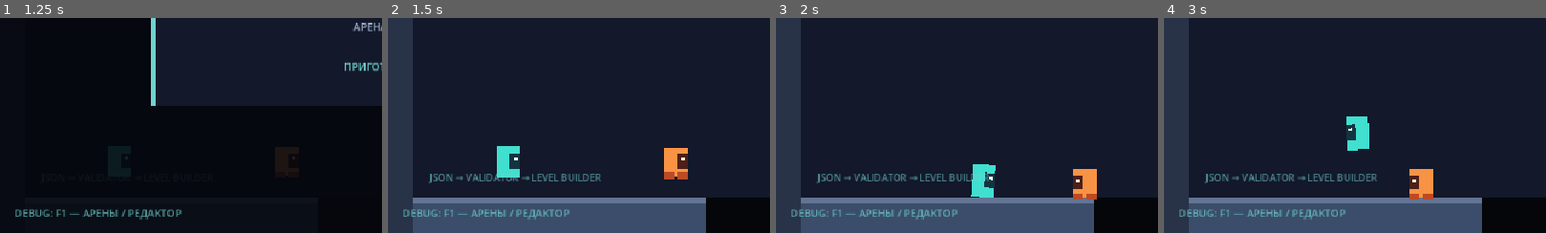
Above: before the commit, frames 1-4 (left to right).
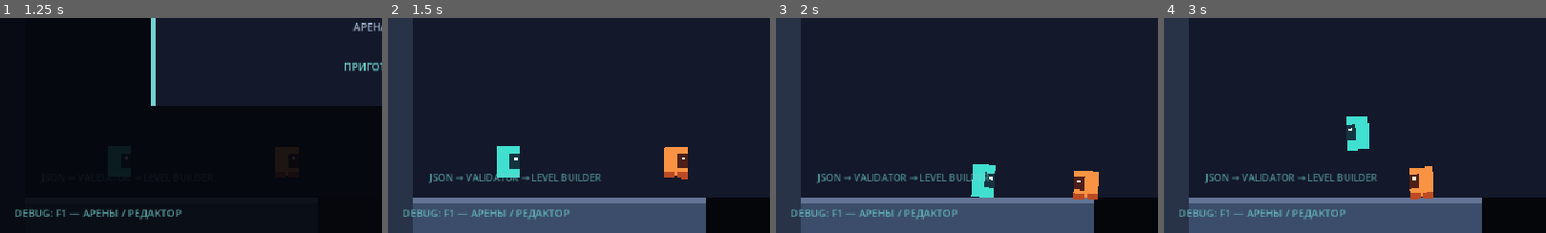
Above: after the commit, the same moments.

Repository: Vinatorul/pivotfall
Game: Godot game, scene res://scenes/main_menu.tscn
Same seed, same stepped clock (60 frames per second), same inputs: the game is played once before the commit and once after it.
Inputs (mouse positions are % of the whole screen's width and height, from its top left):
- Up to frame 1 (1.25 s): click "НОВАЯ ИГРА" at 0.5 s
- Up to frame 2 (1.5 s): tap Enter (ui_accept) at 1.25 s; move the mouse to (72, 45) at 1.27 s; hold Right (ui_right) from 1.28 s (still down); tap R at 1.35 s; click (72, 45) at 1.42 s
- Up to frame 3 (2 s): keep holding Right (ui_right); tap Enter (ui_accept) at 1.52 s
- Up to frame 4 (3 s): release Right (ui_right) at 2 s; drag from (30, 55) to (31, 88) at 2.02 s; move the mouse to (60, 28) at 2.77 s; hold Left (ui_left) from 2.78 s (still down); tap Keypad Enter at 2.85 s
The pictures show only the part of the screen within x 0-50%, y 50-100%; the shares and areas given below are measured in that part.

Frame 1 is identical in both runs. In frame 2, less than 0.1% of the frame differs, in the area x 72-79%, y 60-76%; in frame 3, 0.2%, in the area x 77-85%, y 70-85%; in frame 4, 0.2%.

Commit message:
feat: animate patrol enemy

Diff:
--- a/scripts/patrol_enemy.gd
+++ b/scripts/patrol_enemy.gd
@@ -1,5 +1,8 @@
 class_name PatrolEnemy
 extends CharacterBody2D
+
+const PATROL_VISUAL_HALF_HEIGHT := 21.0
+const PATROL_VISUAL_HALF_WIDTH := 15.0
 
 @export var patrol_speed := 85.0
 @export var knockback_lock_time := 0.28
@@ -9,6 +12,18 @@
 @export_category("Impact feedback")
 @export_range(0.01, 0.5, 0.01) var hit_flash_duration := 0.12
 @export_range(0.0, 0.4, 0.01) var hit_squash_y := 0.14
+
+@export_category("Patrol animation")
+@export_range(0.0, 2.0, 0.1) var patrol_walk_bob_height := 1.0
+@export_range(0.5, 6.0, 0.1) var patrol_walk_cycle_frequency := 2.4
+@export_range(0.0, 0.1, 0.005) var patrol_walk_stretch := 0.025
+@export_range(0.0, 0.2, 0.01) var patrol_walk_lean := 0.045
+@export_range(0.01, 0.4, 0.01) var patrol_turn_visual_time := 0.14
+@export_range(0.0, 0.3, 0.01) var patrol_turn_squash := 0.12
+@export_range(0.0, 6.0, 0.5) var patrol_turn_back_offset := 2.0
+@export_range(0.0, 8.0, 0.5) var patrol_knockback_recoil_offset := 2.5
+@export_range(0.0, 0.2, 0.01) var patrol_knockback_stretch := 0.07
+@export_range(0.0, 0.2, 0.01) var patrol_knockback_lean := 0.075
 
 @onready var visual: Node2D = $Visual
 @onready var edge_probe: RayCast2D = $EdgeProbe
@@ -22,12 +37,22 @@
 var impact_freeze_frames_remaining := 0
 var base_visual_modulate := Color.WHITE
 var base_visual_scale_y := 1.0
+var patrol_animation_cycle := 0.0
+var patrol_turn_visual_time_remaining := 0.0
+var patrol_knockback_visual_direction := -1.0
+var patrol_base_visual_position := Vector2.ZERO
+var patrol_base_visual_rotation := 0.0
+var patrol_base_visual_scale_x := 1.0
 
 
 func _ready() -> void:
 	base_visual_modulate = visual.modulate
 	base_visual_scale_y = visual.scale.y
+	patrol_base_visual_position = visual.position
+	patrol_base_visual_rotation = visual.rotation
+	patrol_base_visual_scale_x = absf(visual.scale.x)
 	_sync_direction()
+	_apply_patrol_visual()
 
 
 func _physics_process(delta: float) -> void:
@@ -39,21 +64,34 @@
 	if not is_on_floor():
 		velocity.y = minf(velocity.y + gravity * delta, maximum_fall_speed)
 
-	if knockback_time_remaining > 0.0:
+	var was_processing_knockback := knockback_time_remaining > 0.0
+	if was_processing_knockback:
 		knockback_time_remaining = maxf(knockback_time_remaining - delta, 0.0)
 		velocity.x = move_toward(velocity.x, 0.0, knockback_drag * delta)
 	else:
 		if is_on_floor() and not edge_probe.is_colliding():
 			_turn_around()
+			_start_patrol_turn_visual()
 		velocity.x = patrol_direction * patrol_speed
 
 	move_and_slide()
 
 	if is_on_wall():
 		_turn_around()
+		if not was_processing_knockback:
+			_start_patrol_turn_visual()
+
+	_update_patrol_animation(delta, was_processing_knockback)
 
 
 func receive_impulse(impulse: Vector2) -> void:
+	patrol_knockback_visual_direction = (
+		signf(impulse.x)
+		if not is_zero_approx(impulse.x)
+		else patrol_direction
+	)
+	patrol_animation_cycle = 0.0
+	patrol_turn_visual_time_remaining = 0.0
 	velocity = impulse
 	knockback_time_remaining = knockback_lock_time
 	hit_flash_time_remaining = hit_flash_duration
@@ -63,6 +101,8 @@
 		patrol_direction = signf(impulse.x)
 		_sync_direction()
 
+	_apply_patrol_visual()
+
 
 func begin_impact_freeze(frames: int = 3) -> void:
 	impact_freeze_frames_remaining = maxi(
@@ -73,6 +113,10 @@
 
 func is_impact_frozen() -> bool:
 	return impact_freeze_frames_remaining > 0
+
+
+func _uses_base_patrol_animation() -> bool:
+	return true
 
 
 func _turn_around() -> void:
@@ -110,3 +154,145 @@
 		return false
 	impact_freeze_frames_remaining -= 1
 	return true
+
+
+func _start_patrol_turn_visual() -> void:
+	patrol_animation_cycle = 0.0
+	patrol_turn_visual_time_remaining = patrol_turn_visual_time
+	_apply_patrol_visual()
+
+
+func _update_patrol_animation(
+	delta: float,
+	hold_knockback_exit: bool = false
+) -> void:
+	patrol_turn_visual_time_remaining = maxf(
+		patrol_turn_visual_time_remaining - delta,
+		0.0
+	)
+
+	if (
+		knockback_time_remaining <= 0.0
+		and patrol_turn_visual_time_remaining <= 0.0
+		and not hold_knockback_exit
+	):
+		var speed_ratio := clampf(
+			absf(velocity.x) / maxf(absf(patrol_speed), 1.0),
+			0.0,
+			1.0
+		)
+		patrol_animation_cycle = fmod(
+			patrol_animation_cycle
+			+ delta
+			* patrol_walk_cycle_frequency
+			* TAU
+			* speed_ratio,
+			TAU
+		)
+
+	_apply_patrol_visual()
+
+
+func _apply_patrol_visual() -> void:
+	if not _uses_base_patrol_animation():
+		return
+
+	var offset := Vector2.ZERO
+	var rotation_offset := 0.0
+	var body_scale_x := 1.0
+	var body_scale_y := 1.0
+	var lift := 0.0
+
+	if knockback_time_remaining > 0.0:
+		var recoil := _patrol_smoothstep01(
+			clampf(
+				knockback_time_remaining
+				/ maxf(knockback_lock_time, 0.001),
+				0.0,
+				1.0
+			)
+		)
+		offset.x = (
+			-patrol_knockback_visual_direction
+			* patrol_knockback_recoil_offset
+			* recoil
+		)
+		body_scale_x = 1.0 + patrol_knockback_stretch * recoil
+		rotation_offset = (
+			-patrol_knockback_visual_direction
+			* patrol_knockback_lean
+			* recoil
+		)
+	elif patrol_turn_visual_time_remaining > 0.0:
+		var turn_weight := _patrol_smoothstep01(
+			clampf(
+				patrol_turn_visual_time_remaining
+				/ maxf(patrol_turn_visual_time, 0.001),
+				0.0,
+				1.0
+			)
+		)
+		offset.x = (
+			-patrol_direction
+			* patrol_turn_back_offset
+			* turn_weight
+		)
+		body_scale_x = 1.0 + patrol_turn_squash * 0.5 * turn_weight
+		body_scale_y = 1.0 - patrol_turn_squash * turn_weight
+		rotation_offset = (
+			-patrol_direction
+			* patrol_walk_lean
+			* 1.4
+			* turn_weight
+		)
+	else:
+		var step := sin(patrol_animation_cycle)
+		var step_lift := absf(step)
+		lift = -patrol_walk_bob_height * step_lift
+		body_scale_x = 1.0 - patrol_walk_stretch * 0.35 * step_lift
+		body_scale_y = 1.0 + patrol_walk_stretch * step_lift
+		rotation_offset = patrol_direction * patrol_walk_lean * step
+
+	var hit_intensity := clampf(
+		hit_flash_time_remaining / maxf(hit_flash_duration, 0.001),
+		0.0,
+		1.0
+	)
+	var hit_scale_y := 1.0 - hit_squash_y * hit_intensity
+	var final_rotation := patrol_base_visual_rotation + rotation_offset
+	var final_scale := Vector2(
+		patrol_direction * patrol_base_visual_scale_x * body_scale_x,
+		base_visual_scale_y * body_scale_y * hit_scale_y
+	)
+	offset.y = (
+		lift
+		+ _patrol_visual_bottom_extent(
+			patrol_base_visual_rotation,
+			Vector2(patrol_base_visual_scale_x, base_visual_scale_y)
+		)
+		- _patrol_visual_bottom_extent(final_rotation, final_scale)
+	)
+
+	visual.position = patrol_base_visual_position + offset
+	visual.rotation = final_rotation
+	visual.scale = final_scale
+
+
+func _patrol_visual_bottom_extent(
+	rotation: float,
+	scale: Vector2
+) -> float:
+	var left_foot := Vector2(
+		-PATROL_VISUAL_HALF_WIDTH * scale.x,
+		PATROL_VISUAL_HALF_HEIGHT * scale.y
+	).rotated(rotation)
+	var right_foot := Vector2(
+		PATROL_VISUAL_HALF_WIDTH * scale.x,
+		PATROL_VISUAL_HALF_HEIGHT * scale.y
+	).rotated(rotation)
+	return maxf(left_foot.y, right_foot.y)
+
+
+func _patrol_smoothstep01(value: float) -> float:
+	var clamped := clampf(value, 0.0, 1.0)
+	return clamped * clamped * (3.0 - 2.0 * clamped)
--- a/scripts/shooter_enemy.gd
+++ b/scripts/shooter_enemy.gd
@@ -73,6 +73,10 @@
 	player = _find_player_sibling()
 	_track_player()
 	_enter_ready()
+
+
+func _uses_base_patrol_animation() -> bool:
+	return false
 
 
 func _physics_process(delta: float) -> void:
--- a/scripts/shove_enemy.gd
+++ b/scripts/shove_enemy.gd
@@ -61,6 +61,10 @@
 	_enter_patrol()
 
 
+func _uses_base_patrol_animation() -> bool:
+	return false
+
+
 func _physics_process(delta: float) -> void:
 	if _consume_impact_freeze_frame():
 		return
--- /dev/null
+++ b/tests/patrol_enemy_animation_smoke.gd
@@ -0,0 +1,533 @@
+extends SceneTree
+
+const PATROL_ENEMY_SCENE := preload("res://scenes/patrol_enemy.tscn")
+const SHOVE_ENEMY_SCENE := preload("res://scenes/shove_enemy.tscn")
+const SHOOTER_ENEMY_SCENE := preload("res://scenes/shooter_enemy.tscn")
+
+var failures: Array[String] = []
+
+
+func _initialize() -> void:
+	call_deferred("_run")
+
+
+func _run() -> void:
+	await _test_patrol_pose_lifecycle()
+	await _test_natural_wall_turn()
+	await _test_child_compositor_guards()
+
+	if failures.is_empty():
+		print("PATROL_ENEMY_ANIMATION_SMOKE_OK")
+		quit(0)
+		return
+
+	for failure: String in failures:
+		push_error(failure)
+	quit(1)
+
+
+func _test_patrol_pose_lifecycle() -> void:
+	var actors := Node2D.new()
+	actors.name = "Actors"
+	root.add_child(actors)
+
+	var enemy := PATROL_ENEMY_SCENE.instantiate() as PatrolEnemy
+	enemy.position = Vector2(120.0, 180.0)
+	enemy.set_physics_process(false)
+	actors.add_child(enemy)
+	await process_frame
+	enemy.set_physics_process(false)
+
+	enemy.patrol_direction = 1.0
+	enemy.velocity = Vector2.ZERO
+	enemy.patrol_animation_cycle = 0.0
+	enemy.patrol_turn_visual_time_remaining = 0.0
+	enemy.knockback_time_remaining = 0.0
+	enemy.hit_flash_time_remaining = 0.0
+	enemy.call("_sync_direction")
+	enemy.call("_apply_hit_visual")
+	enemy.call("_apply_patrol_visual")
+
+	var body_shape := (
+		enemy.get_node("CollisionShape2D")
+		as CollisionShape2D
+	)
+	var body_rectangle := body_shape.shape as RectangleShape2D
+	var body_transform_before := enemy.transform
+	var collision_layer_before := enemy.collision_layer
+	var collision_mask_before := enemy.collision_mask
+	var body_shape_transform_before := body_shape.transform
+	var body_shape_size_before := body_rectangle.size
+	var edge_transform_before := enemy.edge_probe.transform
+	var edge_target_before := enemy.edge_probe.target_position
+	var edge_enabled_before := enemy.edge_probe.enabled
+	var edge_collision_mask_before := enemy.edge_probe.collision_mask
+	var visual_position_before := enemy.patrol_base_visual_position
+	var visual_rotation_before := enemy.patrol_base_visual_rotation
+	var visual_scale_x_before := enemy.patrol_base_visual_scale_x
+	var visual_scale_y_before := enemy.base_visual_scale_y
+	var visual_modulate_before := enemy.base_visual_modulate
+	var visual_foot_y_before := _visual_foot_y(enemy)
+	var patrol_speed_before := enemy.patrol_speed
+	var knockback_lock_time_before := enemy.knockback_lock_time
+	var knockback_drag_before := enemy.knockback_drag
+	var maximum_fall_speed_before := enemy.maximum_fall_speed
+	var gravity_before := enemy.gravity
+	var hit_flash_duration_before := enemy.hit_flash_duration
+	var hit_squash_y_before := enemy.hit_squash_y
+
+	enemy.velocity = Vector2(enemy.patrol_speed, 0.0)
+	enemy.patrol_animation_cycle = 0.0
+	enemy.call(
+		"_update_patrol_animation",
+		1.0 / (4.0 * enemy.patrol_walk_cycle_frequency)
+	)
+	var walk_position := enemy.visual.position
+	var walk_rotation := enemy.visual.rotation
+	var walk_scale := enemy.visual.scale
+	_expect(
+		enemy.velocity.is_equal_approx(
+			Vector2(enemy.patrol_speed, 0.0)
+		)
+		and enemy.patrol_animation_cycle > 0.0
+		and enemy.visual.position.y < visual_position_before.y
+		and enemy.visual.rotation > visual_rotation_before
+		and absf(enemy.visual.scale.x) < visual_scale_x_before
+		and enemy.visual.scale.y > visual_scale_y_before
+		and is_equal_approx(
+			_visual_foot_y(enemy),
+			visual_foot_y_before - enemy.patrol_walk_bob_height
+		),
+		"Patrol walk did not bob, stretch, and lean without changing velocity."
+	)
+
+	enemy.patrol_direction = -1.0
+	enemy.call("_sync_direction")
+	enemy.call("_apply_patrol_visual")
+	_expect(
+		enemy.visual.position.is_equal_approx(walk_position)
+		and is_equal_approx(
+			enemy.visual.rotation - visual_rotation_before,
+			-(walk_rotation - visual_rotation_before)
+		)
+		and enemy.visual.scale.x < 0.0
+		and is_equal_approx(
+			absf(enemy.visual.scale.x),
+			absf(walk_scale.x)
+		)
+		and is_equal_approx(enemy.visual.scale.y, walk_scale.y)
+		and enemy.edge_probe.target_position.x < 0.0,
+		"Patrol walk did not mirror with movement direction."
+	)
+
+	enemy.patrol_direction = 1.0
+	enemy.call("_sync_direction")
+	enemy.patrol_animation_cycle = 0.0
+	var turn_velocity := Vector2(enemy.patrol_speed, -6.0)
+	enemy.velocity = turn_velocity
+	enemy.call("_turn_around")
+	enemy.call("_start_patrol_turn_visual")
+	var turn_position := enemy.visual.position
+	var turn_rotation := enemy.visual.rotation
+	var turn_scale := enemy.visual.scale
+	_expect(
+		enemy.patrol_direction < 0.0
+		and enemy.velocity.is_equal_approx(turn_velocity)
+		and is_equal_approx(
+			enemy.patrol_turn_visual_time_remaining,
+			enemy.patrol_turn_visual_time
+		)
+		and is_zero_approx(enemy.patrol_animation_cycle)
+		and enemy.visual.position.x > visual_position_before.x
+		and enemy.visual.position.y > visual_position_before.y
+		and enemy.visual.rotation > visual_rotation_before
+		and enemy.visual.scale.x < -visual_scale_x_before
+		and enemy.visual.scale.y < visual_scale_y_before
+		and is_equal_approx(_visual_foot_y(enemy), visual_foot_y_before),
+		"Patrol turn did not compress behind its new direction."
+	)
+
+	enemy.patrol_direction = 1.0
+	enemy.call("_sync_direction")
+	enemy.call("_apply_patrol_visual")
+	_expect(
+		is_equal_approx(
+			enemy.visual.position.x - visual_position_before.x,
+			-(turn_position.x - visual_position_before.x)
+		)
+		and is_equal_approx(
+			enemy.visual.rotation - visual_rotation_before,
+			-(turn_rotation - visual_rotation_before)
+		)
+		and enemy.visual.scale.x > visual_scale_x_before
+		and is_equal_approx(
+			absf(enemy.visual.scale.x),
+			absf(turn_scale.x)
+		)
+		and is_equal_approx(enemy.visual.scale.y, turn_scale.y),
+		"Patrol turn pose did not mirror around its base transform."
+	)
+
+	enemy.call(
+		"_update_patrol_animation",
+		enemy.patrol_turn_visual_time * 0.5
+	)
+	_expect(
+		is_equal_approx(
+			enemy.patrol_turn_visual_time_remaining,
+			enemy.patrol_turn_visual_time * 0.5
+		)
+		and absf(enemy.visual.position.x - visual_position_before.x)
+		< absf(turn_position.x - visual_position_before.x)
+		and absf(enemy.visual.rotation - visual_rotation_before)
+		< absf(turn_rotation - visual_rotation_before)
+		and enemy.visual.scale.y > turn_scale.y
+		and enemy.velocity.is_equal_approx(turn_velocity),
+		"Patrol turn pose did not recover without delaying movement."
+	)
+
+	enemy.patrol_turn_visual_time_remaining = 0.0
+	enemy.patrol_animation_cycle = 0.0
+	enemy.velocity = Vector2.ZERO
+	enemy.call("_apply_patrol_visual")
+	_expect(
+		enemy.visual.position.is_equal_approx(visual_position_before)
+		and is_equal_approx(
+			enemy.visual.rotation,
+			visual_rotation_before
+		)
+		and is_equal_approx(enemy.visual.scale.x, visual_scale_x_before)
+		and is_equal_approx(enemy.visual.scale.y, visual_scale_y_before),
+		"Patrol turn recovery did not restore the neutral pose."
+	)
+
+	enemy.patrol_animation_cycle = PI * 0.5
+	var received_impulse := Vector2(390.0, -170.0)
+	enemy.receive_impulse(received_impulse)
+	_expect(
+		enemy.velocity.is_equal_approx(received_impulse)
+		and is_equal_approx(
+			enemy.knockback_time_remaining,
+			enemy.knockback_lock_time
+		)
+		and enemy.patrol_knockback_visual_direction > 0.0
+		and enemy.patrol_direction > 0.0
+		and is_zero_approx(enemy.patrol_animation_cycle)
+		and is_zero_approx(enemy.patrol_turn_visual_time_remaining)
+		and enemy.visual.position.x < visual_position_before.x
+		and enemy.visual.rotation < visual_rotation_before
+		and enemy.visual.scale.x > visual_scale_x_before
+		and is_equal_approx(
+			enemy.visual.scale.y,
+			visual_scale_y_before * (1.0 - enemy.hit_squash_y)
+		)
+		and is_equal_approx(_visual_foot_y(enemy), visual_foot_y_before)
+		and not enemy.visual.modulate.is_equal_approx(
+			visual_modulate_before
+		),
+		"Patrol knockback did not compose recoil with immediate hit feedback."
+	)
+
+	var frozen_knockback_timer := enemy.knockback_time_remaining
+	var frozen_hit_timer := enemy.hit_flash_time_remaining
+	var frozen_turn_timer := enemy.patrol_turn_visual_time_remaining
+	var frozen_cycle := enemy.patrol_animation_cycle
+	var frozen_position := enemy.position
+	var frozen_velocity := enemy.velocity
+	var frozen_visual_transform := enemy.visual.transform
+	var frozen_modulate := enemy.visual.modulate
+	enemy.begin_impact_freeze(3)
+	for _frame in 3:
+		enemy._physics_process(1.0 / 60.0)
+	_expect(
+		is_zero_approx(enemy.impact_freeze_frames_remaining)
+		and is_equal_approx(
+			enemy.knockback_time_remaining,
+			frozen_knockback_timer
+		)
+		and is_equal_approx(enemy.hit_flash_time_remaining, frozen_hit_timer)
+		and is_equal_approx(
+			enemy.patrol_turn_visual_time_remaining,
+			frozen_turn_timer
+		)
+		and is_equal_approx(enemy.patrol_animation_cycle, frozen_cycle)
+		and enemy.position.is_equal_approx(frozen_position)
+		and enemy.velocity.is_equal_approx(frozen_velocity)
+		and enemy.visual.transform.is_equal_approx(
+			frozen_visual_transform
+		)
+		and enemy.visual.modulate.is_equal_approx(frozen_modulate),
+		"Hit-stop did not hold patrol timers, physics, and composed pose."
+	)
+
+	enemy.call("_update_hit_flash", enemy.hit_flash_duration)
+	enemy.call("_apply_patrol_visual")
+	_expect(
+		is_zero_approx(enemy.hit_flash_time_remaining)
+		and enemy.visual.modulate.is_equal_approx(visual_modulate_before)
+		and enemy.visual.position.x < visual_position_before.x
+		and enemy.visual.rotation < visual_rotation_before
+		and enemy.visual.scale.x > visual_scale_x_before
+		and is_equal_approx(enemy.visual.scale.y, visual_scale_y_before)
+		and is_equal_approx(_visual_foot_y(enemy), visual_foot_y_before),
+		"Hit feedback did not preserve the patrol knockback pose."
+	)
+
+	enemy.knockback_time_remaining = 1.0 / 120.0
+	enemy.velocity = Vector2(200.0, 0.0)
+	enemy._physics_process(1.0 / 60.0)
+	_expect(
+		is_zero_approx(enemy.knockback_time_remaining)
+		and is_zero_approx(enemy.patrol_animation_cycle)
+		and is_zero_approx(enemy.patrol_turn_visual_time_remaining)
+		and enemy.visual.position.is_equal_approx(visual_position_before)
+		and is_equal_approx(
+			enemy.visual.rotation,
+			visual_rotation_before
+		)
+		and is_equal_approx(enemy.visual.scale.x, visual_scale_x_before)
+		and is_equal_approx(enemy.visual.scale.y, visual_scale_y_before)
+		and not enemy.transform.is_equal_approx(body_transform_before),
+		"Natural knockback end reused an old walk or delayed turn pose."
+	)
+
+	enemy.transform = body_transform_before
+	enemy.velocity = Vector2.ZERO
+	enemy.patrol_animation_cycle = 0.0
+	enemy.call("_apply_patrol_visual")
+	_expect(
+		enemy.visual.position.is_equal_approx(visual_position_before)
+		and is_equal_approx(
+			enemy.visual.rotation,
+			visual_rotation_before
+		)
+		and is_equal_approx(enemy.visual.scale.x, visual_scale_x_before)
+		and is_equal_approx(enemy.visual.scale.y, visual_scale_y_before),
+		"Patrol knockback recovery did not restore the neutral pose."
+	)
+
+	_expect(
+		_enemy_geometry_is_unchanged(
+			enemy,
+			body_shape,
+			body_transform_before,
+			collision_layer_before,
+			collision_mask_before,
+			body_shape_transform_before,
+			body_shape_size_before,
+			edge_transform_before,
+			edge_target_before,
+			edge_enabled_before,
+			edge_collision_mask_before
+		),
+		"Patrol animation changed body, collider, or edge-probe geometry."
+	)
+	_expect(
+		is_equal_approx(enemy.patrol_speed, patrol_speed_before)
+		and is_equal_approx(
+			enemy.knockback_lock_time,
+			knockback_lock_time_before
+		)
+		and is_equal_approx(enemy.knockback_drag, knockback_drag_before)
+		and is_equal_approx(
+			enemy.maximum_fall_speed,
+			maximum_fall_speed_before
+		)
+		and is_equal_approx(enemy.gravity, gravity_before)
+		and is_equal_approx(
+			enemy.hit_flash_duration,
+			hit_flash_duration_before
+		)
+		and is_equal_approx(enemy.hit_squash_y, hit_squash_y_before),
+		"Patrol animation changed AI speed, knockback, or gravity values."
+	)
+
+	actors.queue_free()
+	await process_frame
+
+
+func _test_natural_wall_turn() -> void:
+	var stage := Node2D.new()
+	stage.name = "WallTurnStage"
+	root.add_child(stage)
+	_add_static_rectangle(
+		stage,
+		"Floor",
+		Vector2(160.0, 210.0),
+		Vector2(320.0, 20.0)
+	)
+	_add_static_rectangle(
+		stage,
+		"Wall",
+		Vector2(220.0, 150.0),
+		Vector2(20.0, 120.0)
+	)
+
+	var enemy := PATROL_ENEMY_SCENE.instantiate() as PatrolEnemy
+	enemy.position = Vector2(190.0, 180.0)
+	stage.add_child(enemy)
+	enemy.patrol_direction = 1.0
+	enemy.call("_sync_direction")
+	enemy.call("_apply_patrol_visual")
+
+	var saw_floor := false
+	var saw_turn := false
+	for _frame in 20:
+		await physics_frame
+		saw_floor = saw_floor or enemy.is_on_floor()
+		if (
+			enemy.patrol_direction < 0.0
+			and enemy.patrol_turn_visual_time_remaining > 0.0
+		):
+			saw_turn = true
+			break
+
+	if saw_turn:
+		await physics_frame
+	enemy.set_physics_process(false)
+	_expect(
+		saw_floor
+		and saw_turn
+		and enemy.patrol_direction < 0.0
+		and enemy.velocity.x < 0.0
+		and enemy.patrol_turn_visual_time_remaining > 0.0
+		and enemy.visual.position.x
+		> enemy.patrol_base_visual_position.x
+		and enemy.visual.scale.x < 0.0,
+		"Natural wall contact did not start a visual turn without AI delay."
+	)
+
+	enemy.position = Vector2(190.0, 180.0)
+	enemy.velocity = Vector2.ZERO
+	enemy.knockback_time_remaining = 0.0
+	enemy.hit_flash_time_remaining = 0.0
+	enemy.patrol_turn_visual_time_remaining = 0.0
+	enemy.patrol_animation_cycle = 0.0
+	enemy.patrol_direction = 1.0
+	enemy.call("_sync_direction")
+	enemy.call("_apply_hit_visual")
+	enemy.call("_apply_patrol_visual")
+	enemy.receive_impulse(Vector2(390.0, 0.0))
+	enemy.set_physics_process(true)
+
+	var hit_wall_during_knockback := false
+	for _frame in 12:
+		await physics_frame
+		if enemy.is_on_wall():
+			hit_wall_during_knockback = true
+			break
+	enemy.set_physics_process(false)
+	_expect(
+		hit_wall_during_knockback
+		and enemy.knockback_time_remaining > 0.0
+		and is_zero_approx(enemy.patrol_turn_visual_time_remaining),
+		"Wall contact during knockback left a delayed turn pose."
+	)
+
+	stage.queue_free()
+	await process_frame
+
+
+func _test_child_compositor_guards() -> void:
+	var actors := Node2D.new()
+	actors.name = "ChildActors"
+	root.add_child(actors)
+
+	var scenes: Array[PackedScene] = [
+		SHOVE_ENEMY_SCENE,
+		SHOOTER_ENEMY_SCENE,
+	]
+	var children: Array[PatrolEnemy] = []
+	for child_scene: PackedScene in scenes:
+		var child := child_scene.instantiate() as PatrolEnemy
+		child.set_physics_process(false)
+		actors.add_child(child)
+		children.append(child)
+	await process_frame
+
+	for child: PatrolEnemy in children:
+		child.set_physics_process(false)
+		child.visual.position += Vector2(7.0, -5.0)
+		child.visual.rotation += 0.123
+		child.visual.scale *= Vector2(1.07, 0.94)
+		var sentinel_transform := child.visual.transform
+		child.patrol_animation_cycle = PI * 0.5
+		child.patrol_turn_visual_time_remaining = (
+			child.patrol_turn_visual_time
+		)
+		child.call("_apply_patrol_visual")
+		_expect(
+			not bool(child.call("_uses_base_patrol_animation"))
+			and child.visual.transform.is_equal_approx(
+				sentinel_transform
+			),
+			"Base patrol compositor overwrote a child enemy pose."
+		)
+
+	actors.queue_free()
+	await process_frame
+
+
+func _add_static_rectangle(
+	parent: Node2D,
+	node_name: String,
+	position: Vector2,
+	size: Vector2
+) -> void:
+	var body := StaticBody2D.new()
+	body.name = node_name
+	body.position = position
+	var collision := CollisionShape2D.new()
+	var shape := RectangleShape2D.new()
+	shape.size = size
+	collision.shape = shape
+	body.add_child(collision)
+	parent.add_child(body)
+
+
+func _expect(condition: bool, message: String) -> void:
+	if not condition:
+		failures.append(message)
+
+
+func _visual_foot_y(enemy: PatrolEnemy) -> float:
+	var lowest_y := -INF
+	for foot_path: NodePath in [
+		NodePath("Visual/FootLeft"),
+		NodePath("Visual/FootRight"),
+	]:
+		var foot := enemy.get_node(foot_path) as Polygon2D
+		for vertex: Vector2 in foot.polygon:
+			var transformed := (
+				enemy.visual.transform
+				* (foot.transform * vertex)
+			)
+			lowest_y = maxf(lowest_y, transformed.y)
+	return lowest_y
+
+
+func _enemy_geometry_is_unchanged(
+	enemy: PatrolEnemy,
+	body_shape: CollisionShape2D,
+	body_transform: Transform2D,
+	collision_layer: int,
+	collision_mask: int,
+	body_shape_transform: Transform2D,
+	body_shape_size: Vector2,
+	edge_transform: Transform2D,
+	edge_target: Vector2,
+	edge_enabled: bool,
+	edge_collision_mask: int
+) -> bool:
+	var body_rectangle := body_shape.shape as RectangleShape2D
+	return (
+		enemy.transform.is_equal_approx(body_transform)
+		and enemy.collision_layer == collision_layer
+		and enemy.collision_mask == collision_mask
+		and body_shape.transform.is_equal_approx(body_shape_transform)
+		and body_rectangle.size.is_equal_approx(body_shape_size)
+		and enemy.edge_probe.transform.is_equal_approx(edge_transform)
+		and enemy.edge_probe.target_position.is_equal_approx(edge_target)
+		and enemy.edge_probe.enabled == edge_enabled
+		and enemy.edge_probe.collision_mask == edge_collision_mask
+	)
Not shown, added: tests/patrol_enemy_animation_smoke.gd.uid
Not shown, changed: docs/WORKLOG.md
